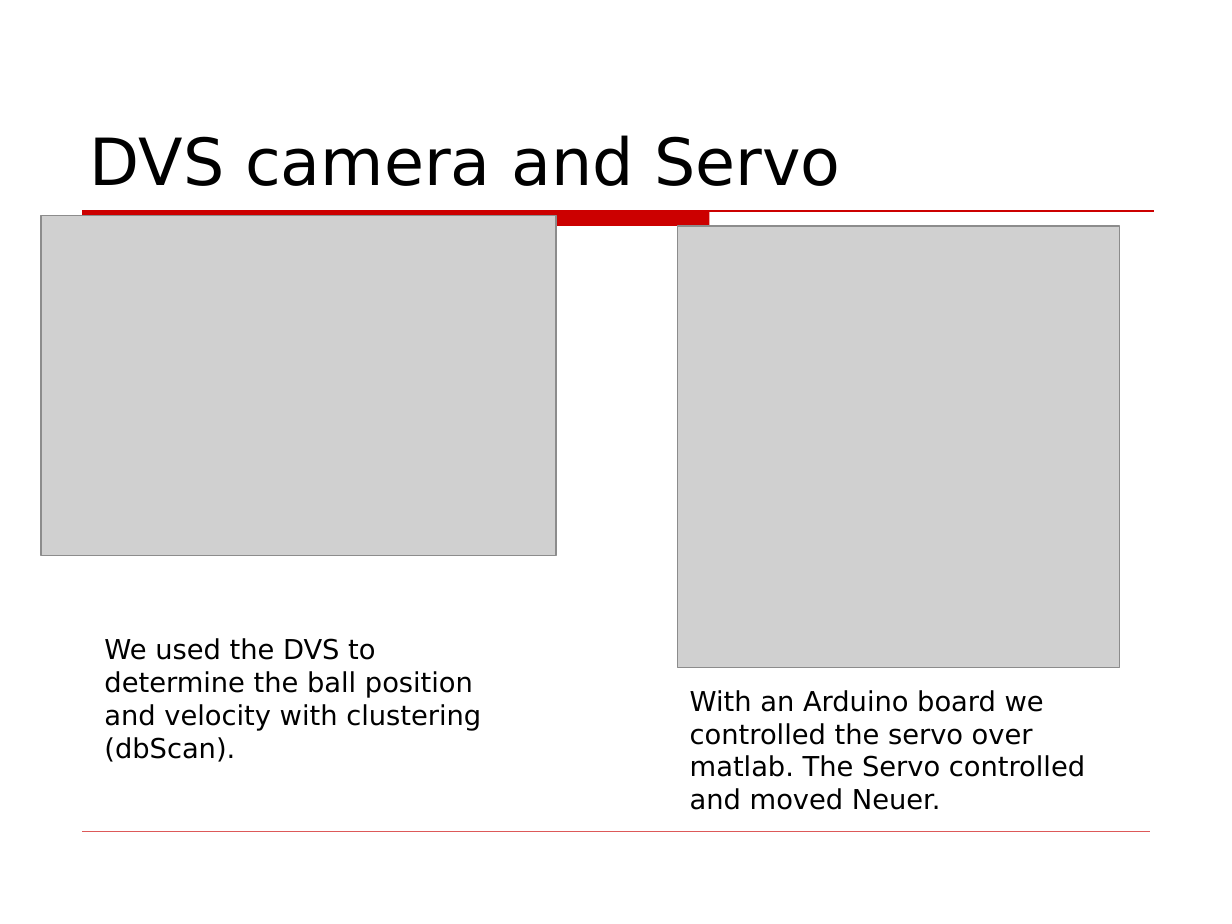
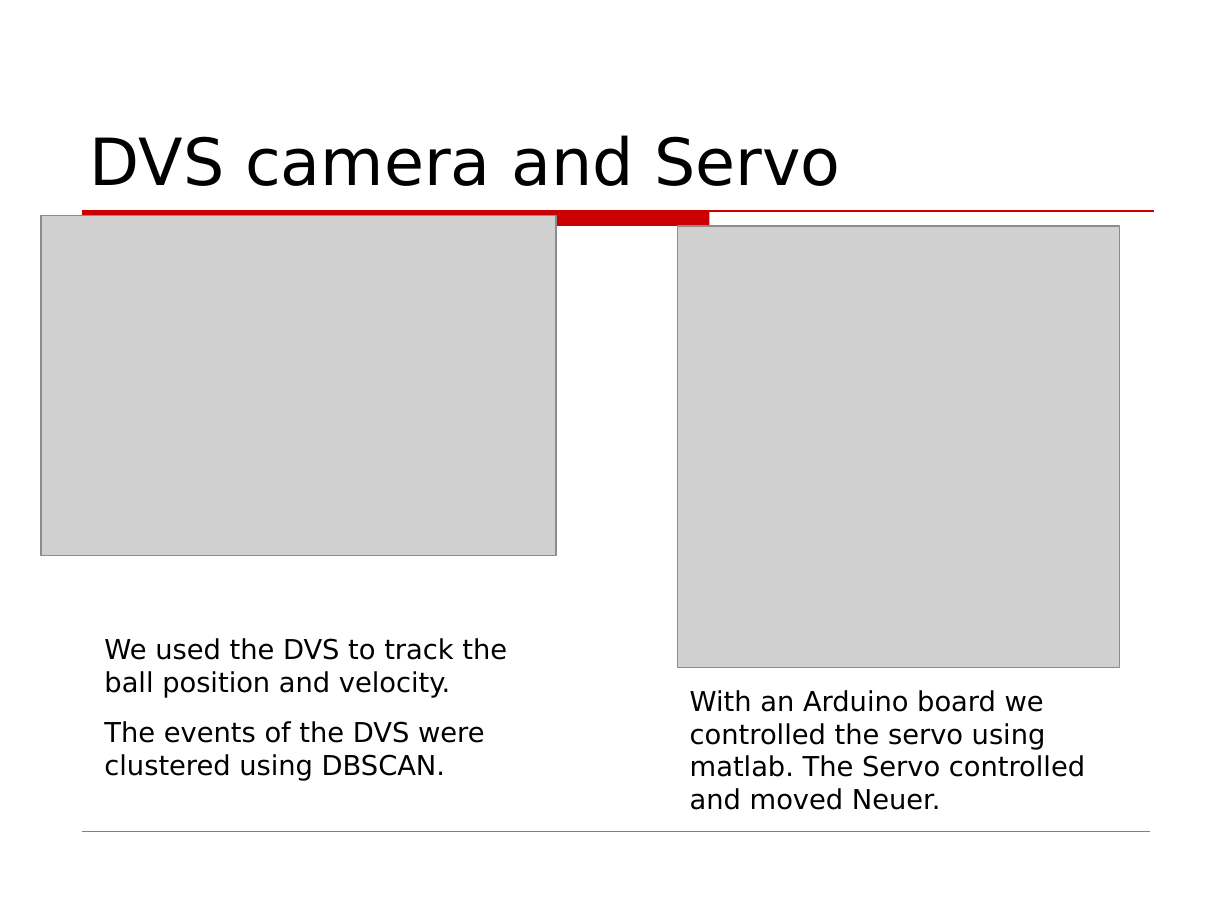
Before and after one commit to SchelleS/NeuroNeuer, a slide deck: slide 3 of documents/Final Presentation.ppt. Drawn at 1232x924 pixels with LibreOffice and Linux fonts; fonts in the diff are those of the drawing; grey boxes stand for pictures; background and template pictures are left out. Boxes give left, top, right and bottom in pixels: in the first picture for what was removed or moved away, otherwise in the second. Text is boxed around its words. In the diff, an @@ line names an element or a change of style, - is before the commit and + after.

```diff
--- a/documents/Final Presentation.ppt
+++ b/documents/Final Presentation.ppt
@@ text at <box>104,638,507,781</box>: text changed @@
-We used the DVS to determine the ball position and velocity with clustering (dbScan).
+We used the DVS to track the ball position and velocity.
+The events of the DVS were clustered using DBSCAN.
@@ text at <box>690,690,1085,810</box>: text changed @@
-With an Arduino board we controlled the servo over matlab. The Servo controlled and moved Neuer.
+With an Arduino board we controlled the servo using matlab. The Servo controlled and moved Neuer.
```
Also in this commit, not shown: 3 other slides changed.
